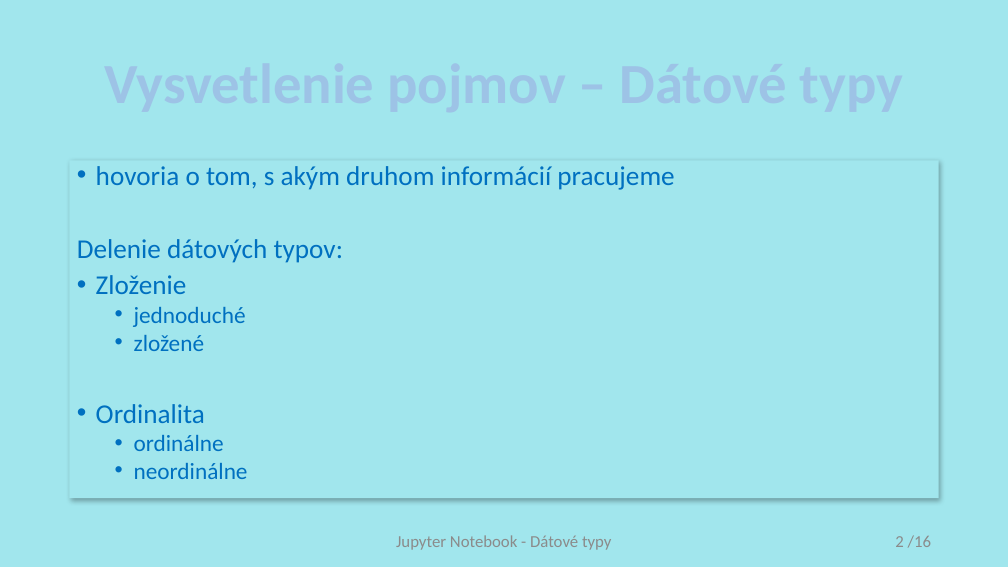
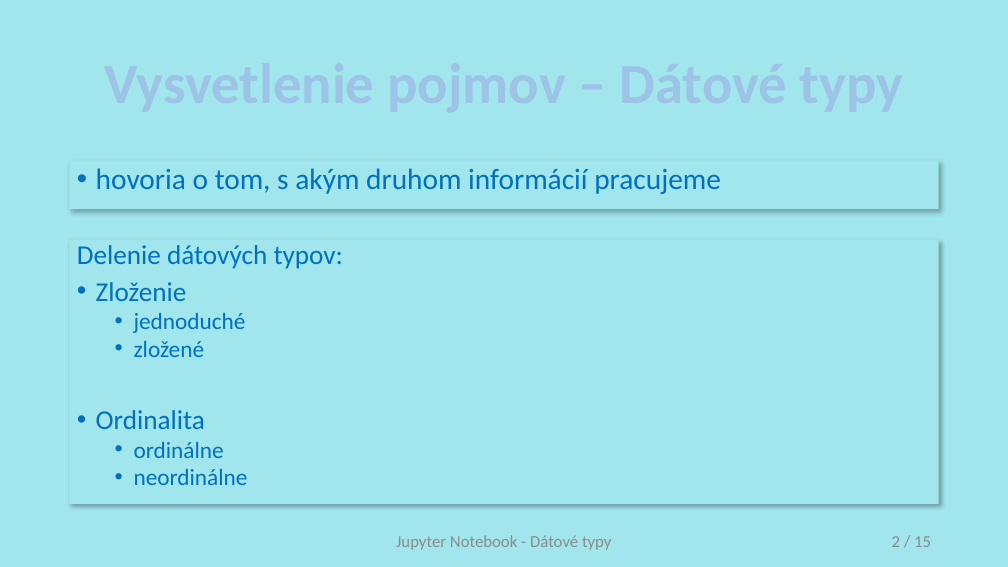
Before and after one commit to xcerni13/diplomova-praca, a slide deck: slide 2 of Prezentacie/3. Datove typy.pptx. Drawn at 1008x567 pixels with LibreOffice and Linux fonts; fonts in the diff are those of the drawing. Boxes give left, top, right and bottom in pixels: in the first picture for what was removed or moved away, otherwise in the second. Text is boxed around its words. In the diff, an @@ line names an element or a change of style, - is before the commit and + after.

```diff
--- a/Prezentacie/3. Datove typy.pptx
+++ b/Prezentacie/3. Datove typy.pptx
@@ text "hovoria o tom, s akým ...": place and size @@
-text "hovoria o tom, s akým ..." at [70,160,939,498]
+text "hovoria o tom, s akým ..." at [70,160,939,209]
@@ text "hovoria o tom, s akým ..." at [70,160,939,209]: size 25.9 to 28 pt; line spacing 0.8 to 0.9 @@
@@ text at [77,239,343,479]: paragraphs removed @@
-Delenie dátových typov:
-• Zloženie
-  • jednoduché
-  • zložené
-• Ordinalita
-  • ordinálne
-  • neordinálne
@@ rectangle added at [70,240,939,504], fill #A1E6ED, 25.9 pt, text #0070C0 @@
+Delenie dátových typov:
+• Zloženie
+  • jednoduché
+  • zložené
+• Ordinalita
+  • ordinálne
+  • neordinálne
@@ page number at [892,536,931,547]: text changed @@
-2 /16
+2 / 15
```
Also in this commit, not shown: 5 other slides changed, 1 slide removed, 9 other files.
